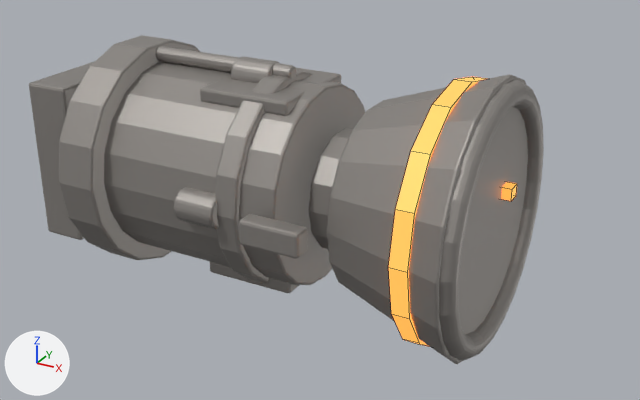
The Blender file assets/ships/parts/blender/engine_vector_authored.blend: old version first, new version second.
The view is the same before and after, from a 50 mm lens placed at (2.18, -2.94, 1.4), pointed at (0.57, -0.01, -0.06). Lighting does not change. The marker at lower left points along +X, +Y and +Z. The picture after the commit comes second. Mesh edges are drawn as thin lines on the coarser meshes.

Objects in the first picture: 'DET_heat_scorch_band', 'LOD0_ENGINE_VECTOR_MAIN' and 1 more.
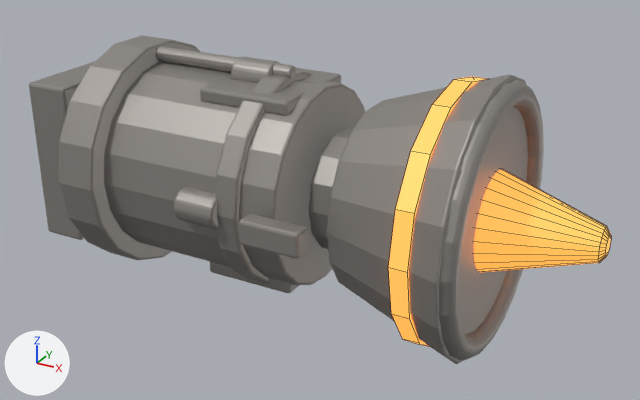
The change, as a diff of the scene's bpy script:
```diff
--- a/assets/ships/parts/blender/engine_vector_authored.blend.py
+++ b/assets/ships/parts/blender/engine_vector_authored.blend.py
@@ me_hook_drive_plume_mesh @@
+me_hook_drive_plume_mesh.from_pydata(...)  # a 24-sided cut cone along x (radius 0.3 at the low end, 0.06 at the high end) spanning x -0.375..0.375, y -0.3..0.3, z -0.3..0.3
+me_hook_drive_plume_mesh.materials.append(mat_material_accent)  # orange #f99050, glowing orange #ff953f
@@ ob_hook_drive_plume @@
-ob_hook_drive_plume = bpy.data.objects.new('HOOK_DRIVE_PLUME', None)
+ob_hook_drive_plume = bpy.data.objects.new('HOOK_DRIVE_PLUME', me_hook_drive_plume_mesh)
+ob_hook_drive_plume.parent = ob_engine_vector_root
 ob_hook_drive_plume.location = (1.35, 0.0, 0.0)
+_m = ob_hook_drive_plume.modifiers.new('SF_DriveSurfaceBevel', 'BEVEL')
+_m.width = 0.02
+_m.width_pct = 0.02
@@ ob_engine_vector_root @@
+ob_engine_vector_root = bpy.data.objects.new('ENGINE_VECTOR_ROOT', None)
+ob_engine_vector_root.location = (0.0, 0.0, 0.0)
```

Changed parts and their boxes [x1, y1, x2, y2] in the pictures (640 x 400 px):
'HOOK_DRIVE_PLUME', now drawn (orange): after [474, 170, 611, 272]
